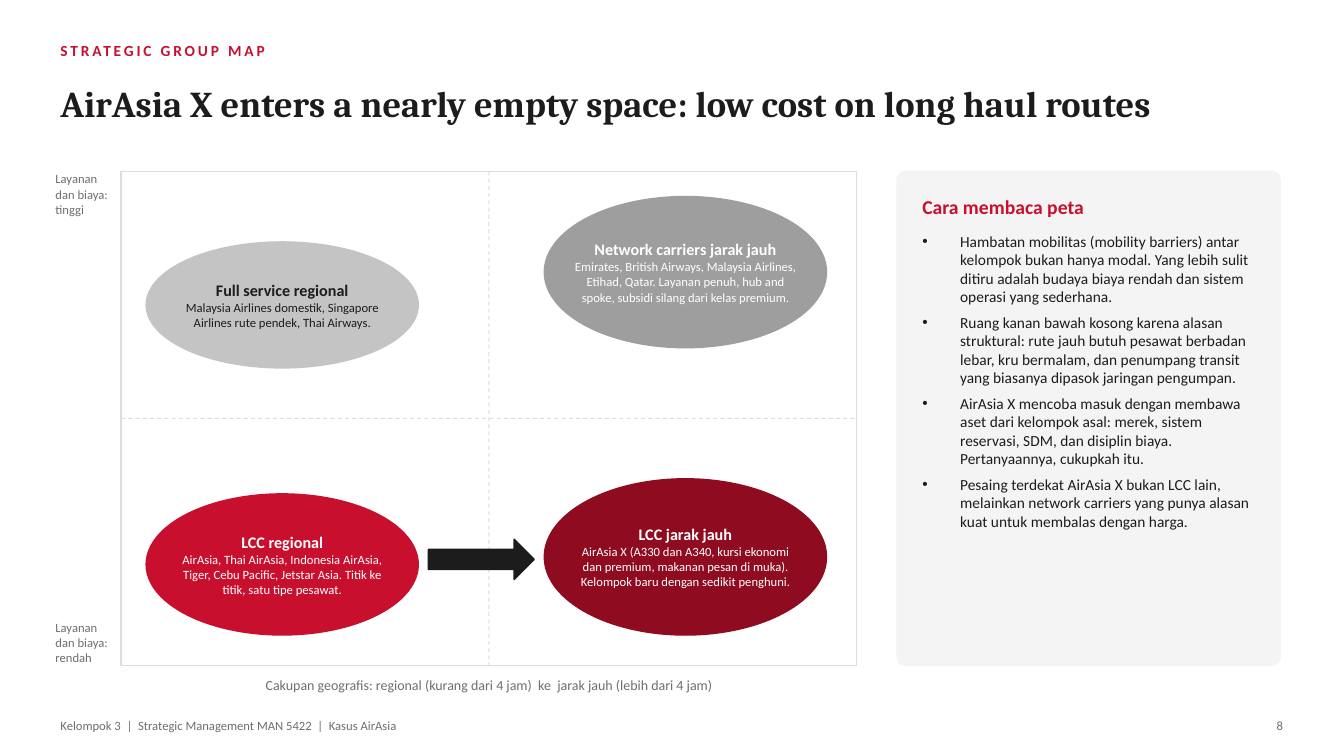
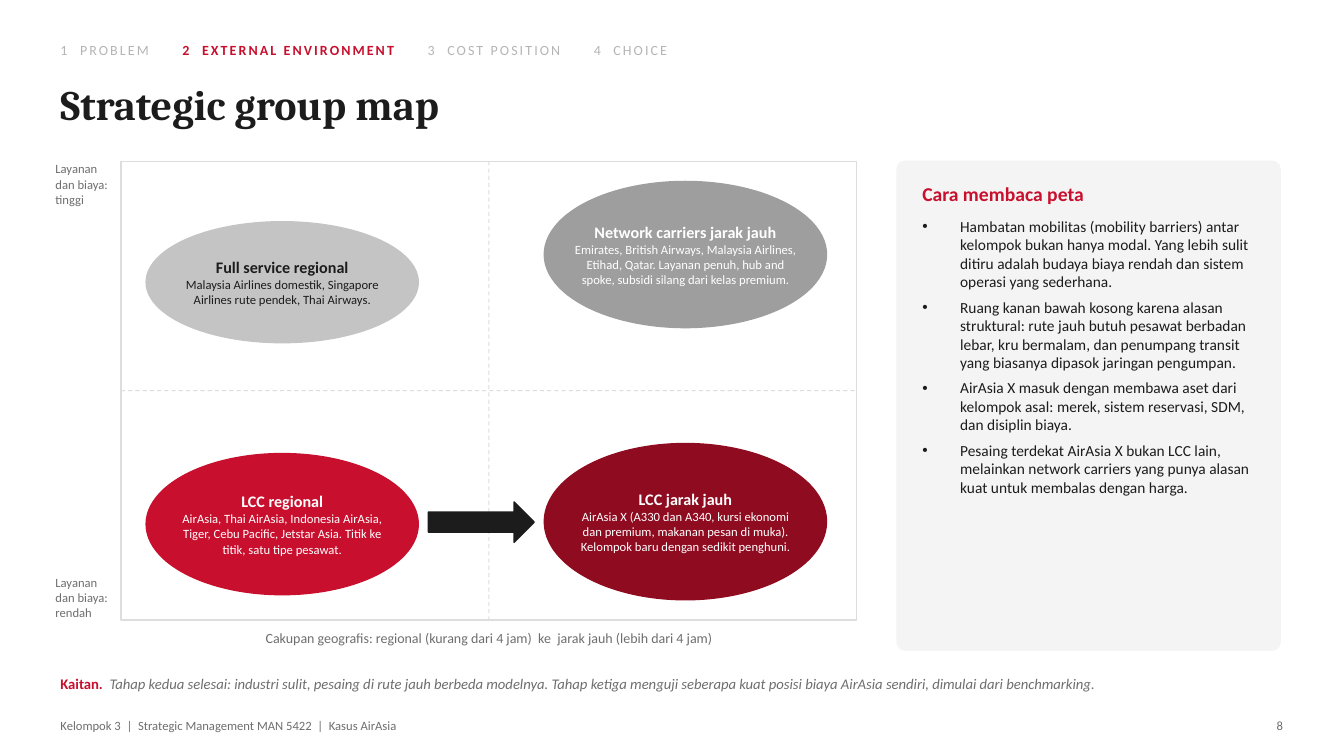
Before and after one commit to aslihabnuri/Dom-Manipulation, a slide deck: slide 8 of strategic-management/airasia-case/SMJKT_Group 3_Aslih_Case AirAsia.pptx. Drawn at 1344x756 pixels with LibreOffice and Linux fonts; fonts in the diff are those of the drawing. Boxes give left, top, right and bottom in pixels: in the first picture for what was removed or moved away, otherwise in the second. Text is boxed around its words. In the diff, an @@ line names an element or a change of style, - is before the commit and + after.

```diff
--- a/strategic-management/airasia-case/SMJKT_Group 3_Aslih_Case AirAsia.pptx
+++ b/strategic-management/airasia-case/SMJKT_Group 3_Aslih_Case AirAsia.pptx
@@ text added at (60,46,667,55), 10 pt, text #B5B5B5 @@
+1 PROBLEM 2 EXTERNAL ENVIRONMENT 3 COST POSITION 4 CHOICE
@@ text at (60,91,438,130): text changed; size 11 to 30 pt; font Calibri to Cambria; text colour #C8102E to #1C1C1C @@
-STRATEGIC GROUP MAP
+Strategic group map
@@ text removed at (60,91,1150,125) @@
-AirAsia X enters a nearly empty space: low cost on long haul routes
@@ text "Layanan dan biaya: tinggi": place and size @@
-text "Layanan dan biaya: tinggi" at (55,175,108,216)
+text "Layanan dan biaya: tinggi" at (55,165,108,206)
@@ rectangle: place and size @@
-rectangle at (121,171,857,665)
+rectangle at (121,161,857,620)
@@ line moved from (489, 171) - (489, 665) to (489, 161) - (489, 620) @@
@@ rounded rectangle: place and size @@
-rounded rectangle at (897,171,1280,665)
+rounded rectangle at (897,161,1280,650)
@@ text "Cara membaca peta": place and size @@
-text "Cara membaca peta" at (922,200,1084,217)
+text "Cara membaca peta" at (922,187,1084,204)
@@ ellipse: place and size @@
-ellipse at (544,197,827,348)
+ellipse at (544,181,827,328)
@@ text "Network carriers jarak jauh": place and size @@
-text "Network carriers jarak jauh" at (575,244,796,304)
+text "Network carriers jarak jauh" at (575,227,796,286)
@@ ellipse: place and size @@
-ellipse at (146,242,418,368)
+ellipse at (146,222,418,343)
@@ text "Full service regional": place and size @@
-text "Full service regional" at (186,284,379,329)
+text "Full service regional" at (186,261,379,306)
@@ text "Hambatan mobilitas (mobility barriers) antar ...": place and size @@
-text "Hambatan mobilitas (mobility barriers) antar ..." at (960,236,1249,530)
+text "Hambatan mobilitas (mobility barriers) antar ..." at (960,221,1249,496)
@@ text at (960,382,1245,433): text changed @@
-• AirAsia X mencoba masuk dengan membawa aset dari kelompok asal: merek, sistem reservasi, SDM, dan disiplin biaya. Pertanyaannya, cukupkah itu.
+• AirAsia X masuk dengan membawa aset dari kelompok asal: merek, sistem reservasi, SDM, dan disiplin biaya.
@@ line moved from (121, 418) - (857, 418) to (121, 391) - (857, 391) @@
@@ ellipse: place and size @@
-ellipse at (146,494,418,635)
+ellipse at (146,454,418,595)
@@ text "LCC regional": place and size @@
-text "LCC regional" at (182,536,382,596)
+text "LCC regional" at (182,495,382,556)
@@ 1 text, 1 ellipse, 1 right arrow: place and size @@
-1 text, 1 ellipse, 1 right arrow at (429,479,827,635)
+1 text, 1 ellipse, 1 right arrow at (429,444,827,600)
@@ text "Layanan dan biaya: rendah": place and size @@
-text "Layanan dan biaya: rendah" at (55,624,108,662)
+text "Layanan dan biaya: rendah" at (55,579,108,617)
@@ text "Cakupan geografis: regional (kurang dari ...": place and size @@
-text "Cakupan geografis: regional (kurang dari ..." at (266,680,712,693)
+text "Cakupan geografis: regional (kurang dari ..." at (266,633,712,646)
@@ text added at (60,679,1094,692), 10.5 pt, text #6E6E6E, italic @@
+Kaitan. Tahap kedua selesai: industri sulit, pesaing di rute jauh berbeda modelnya. Tahap ketiga menguji seberapa kuat posisi biaya AirAsia sendiri, dimulai dari benchmarking.
```
Also in this commit, not shown: 15 other slides changed, 1 slide added, 1 slide removed, 2 other files.
